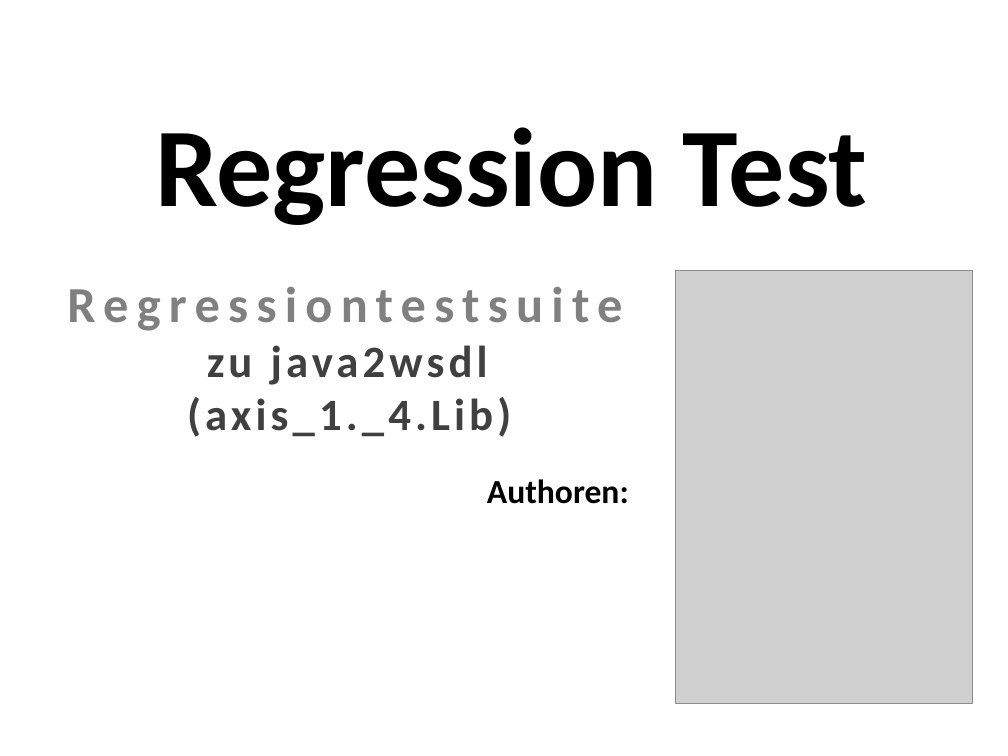
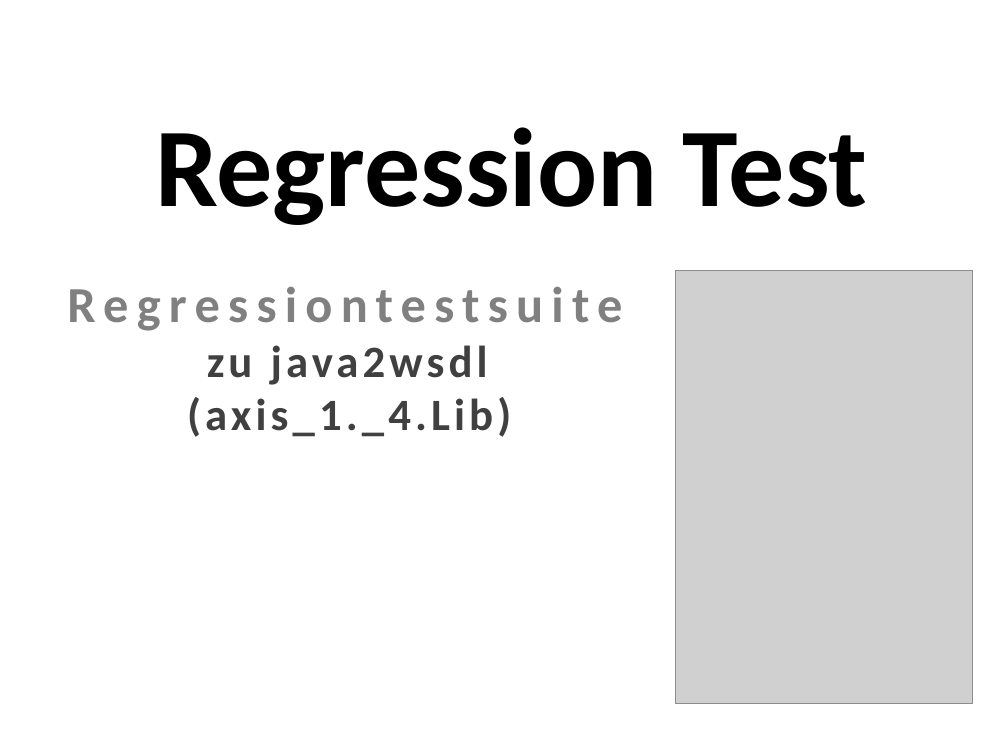
Before and after one commit to mostermann96/SWT2, a slide deck: slide 1 of 5_Regressionstests/Main_v2/Präsentation.pptx. Drawn at 1008x756 pixels with LibreOffice and Linux fonts; fonts in the diff are those of the drawing; grey boxes stand for pictures. Boxes give left, top, right and bottom in pixels: in the first picture for what was removed or moved away, otherwise in the second. Text is boxed around its words. In the diff, an @@ line names an element or a change of style, - is before the commit and + after.

```diff
--- a/5_Regressionstests/Main_v2/Präsentation.pptx
+++ b/5_Regressionstests/Main_v2/Präsentation.pptx
@@ text removed at [487,479,629,504] @@
-Authoren:
```
Also in this commit, not shown: 1 slide added.
